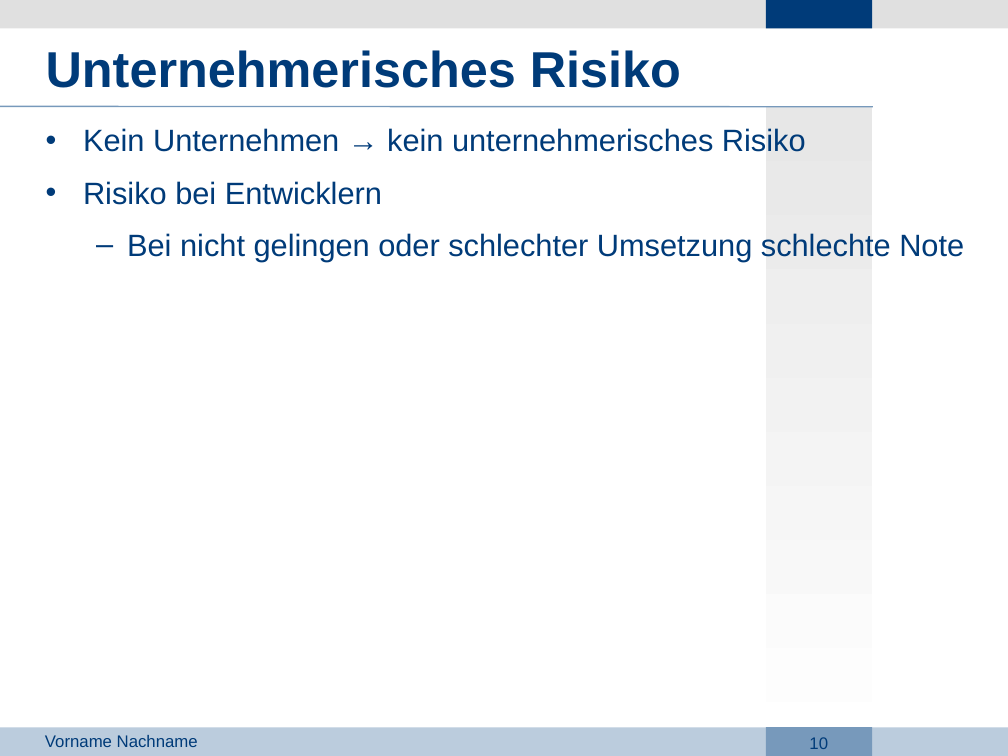
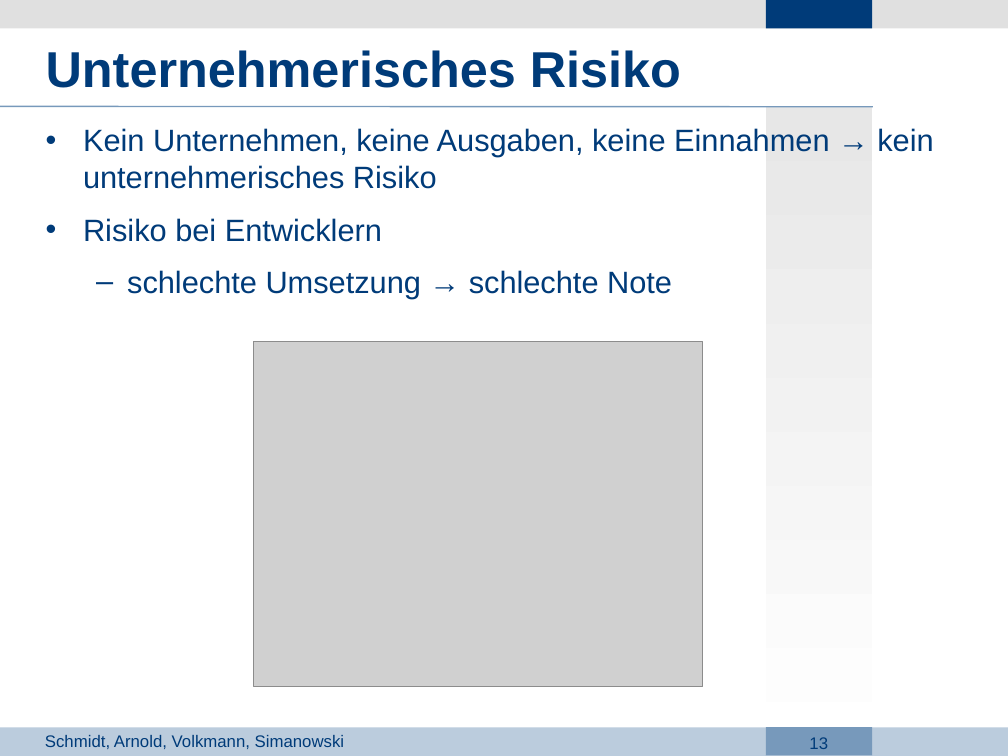
Before and after one commit to Lopt/ascendancy, a slide deck: slide 13 of docs/Projektdefinition/AI_PPT-Vorlage.odp (slide 10 before the commit). Drawn at 1008x756 pixels with LibreOffice and Linux fonts; fonts in the diff are those of the drawing; grey boxes stand for pictures; background and template pictures are left out. Boxes give left, top, right and bottom in pixels: in the first picture for what was removed or moved away, otherwise in the second. Text is boxed around its words. In the diff, an @@ line names an element or a change of style, - is before the commit and + after.

```diff
--- a/docs/Projektdefinition/AI_PPT-Vorlage.odp
+++ b/docs/Projektdefinition/AI_PPT-Vorlage.odp
@@ text at [83,128,933,189]: text changed @@
-• Kein Unternehmen → kein unternehmerisches Risiko
+• Kein Unternehmen, keine Ausgaben, keine Einnahmen → kein unternehmerisches Risiko
@@ text at [127,270,672,299]: text changed @@
-  – Bei nicht gelingen oder schlechter Umsetzung schlechte Note
+  – schlechte Umsetzung → schlechte Note
@@ picture added at [254,342,703,687] @@
@@ text at [45,735,344,749]: text changed @@
-Vorname Nachname
+Schmidt, Arnold, Volkmann, Simanowski
@@ page number at [809,737,828,749]: text changed @@
-10
+13
```
Also in this commit, not shown: 7 other slides changed, 5 slides added, 3 slides removed, 2 other files.
